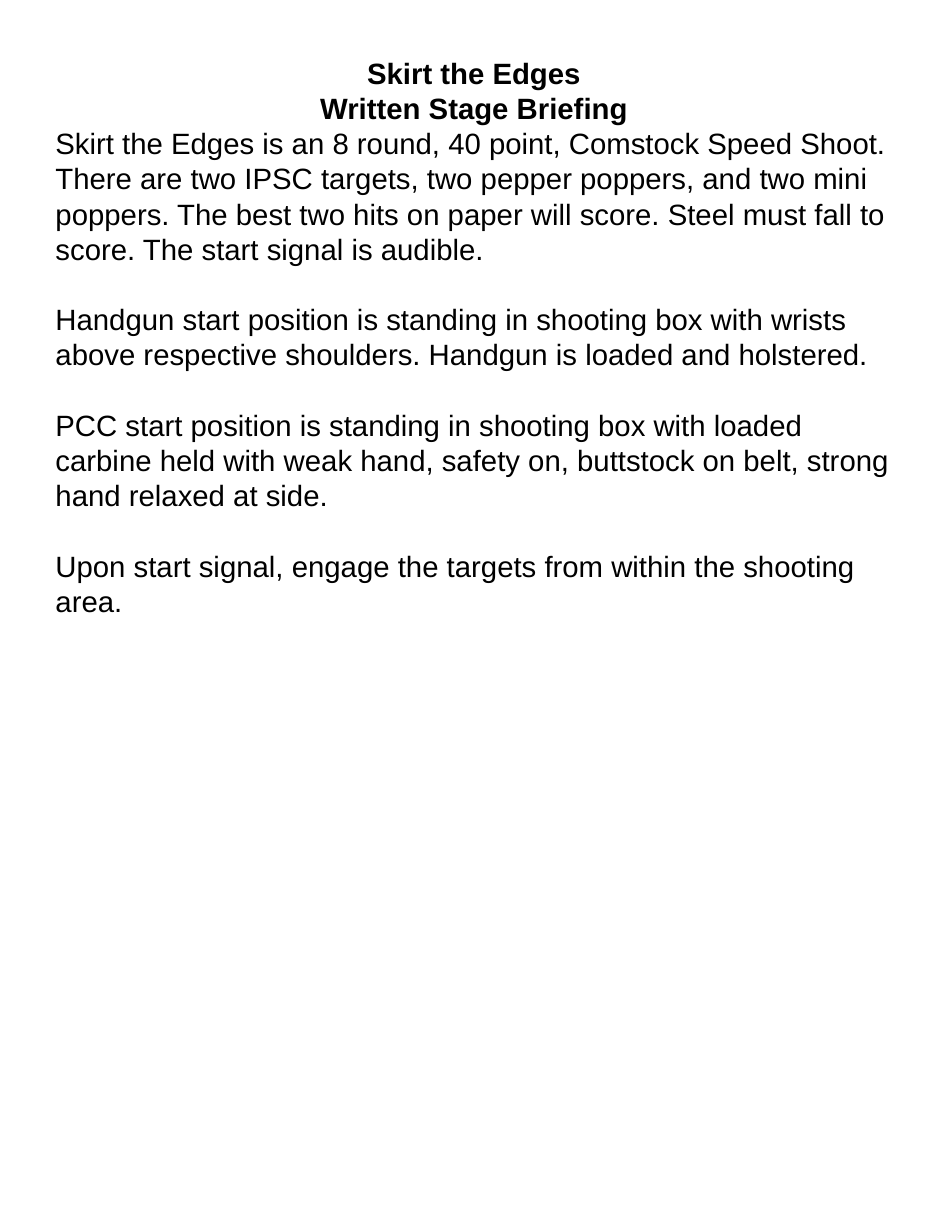
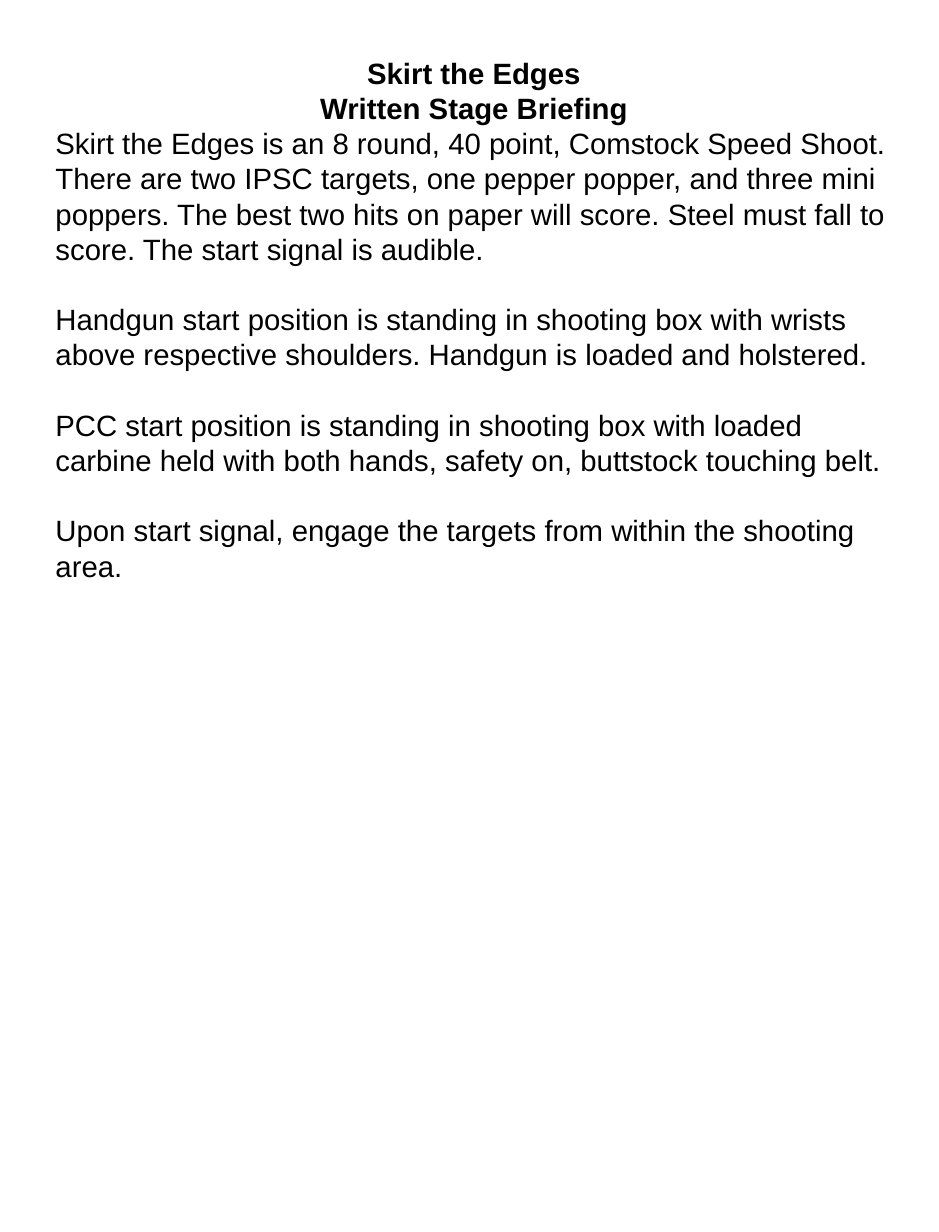
Before and after one commit to bagellord/USPSA-Stages, a slide deck: slide 2 of 10 rounds and under/Skirt the Edges - 8 rounds - comstock/Skirt the Edges.pptx. Drawn at 939x1232 pixels with LibreOffice and Linux fonts; fonts in the diff are those of the drawing. Boxes give left, top, right and bottom in pixels: in the first picture for what was removed or moved away, otherwise in the second. Text is boxed around its words. In the diff, an @@ line names an element or a change of style, - is before the commit and + after.

```diff
--- a/10 rounds and under/Skirt the Edges - 8 rounds - comstock/Skirt the Edges.pptx
+++ b/10 rounds and under/Skirt the Edges - 8 rounds - comstock/Skirt the Edges.pptx
@@ text at bbox=[55, 132, 885, 266]: text changed @@
-Skirt the Edges is an 8 round, 40 point, Comstock Speed Shoot. There are two IPSC targets, two pepper poppers, and two mini poppers. The best two hits on paper will score. Steel must fall to score. The start signal is audible.
+Skirt the Edges is an 8 round, 40 point, Comstock Speed Shoot. There are two IPSC targets, one pepper popper, and three mini poppers. The best two hits on paper will score. Steel must fall to score. The start signal is audible.
@@ text at bbox=[55, 414, 880, 477]: text changed @@
-PCC start position is standing in shooting box with loaded carbine held with weak hand, safety on, buttstock on belt, strong hand relaxed at side.
+PCC start position is standing in shooting box with loaded carbine held with both hands, safety on, buttstock touching belt.
```
Also in this commit, not shown: 1 other slide changed, 5 other files.
